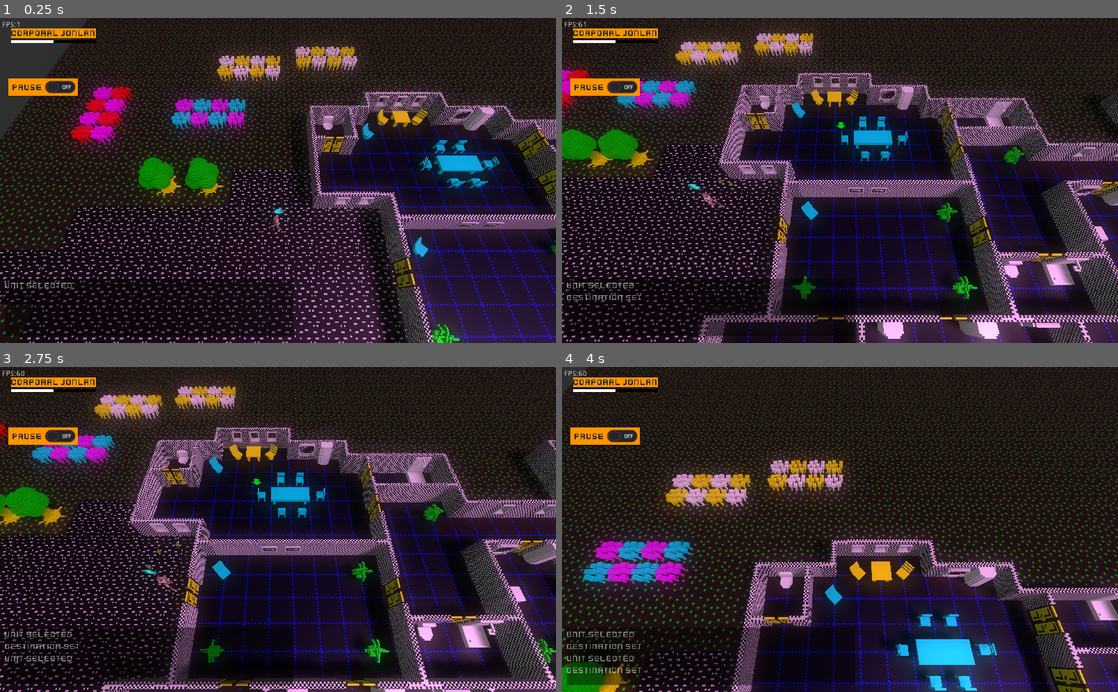
Above: before the commit, frames 1-4 (two rows, left to right).
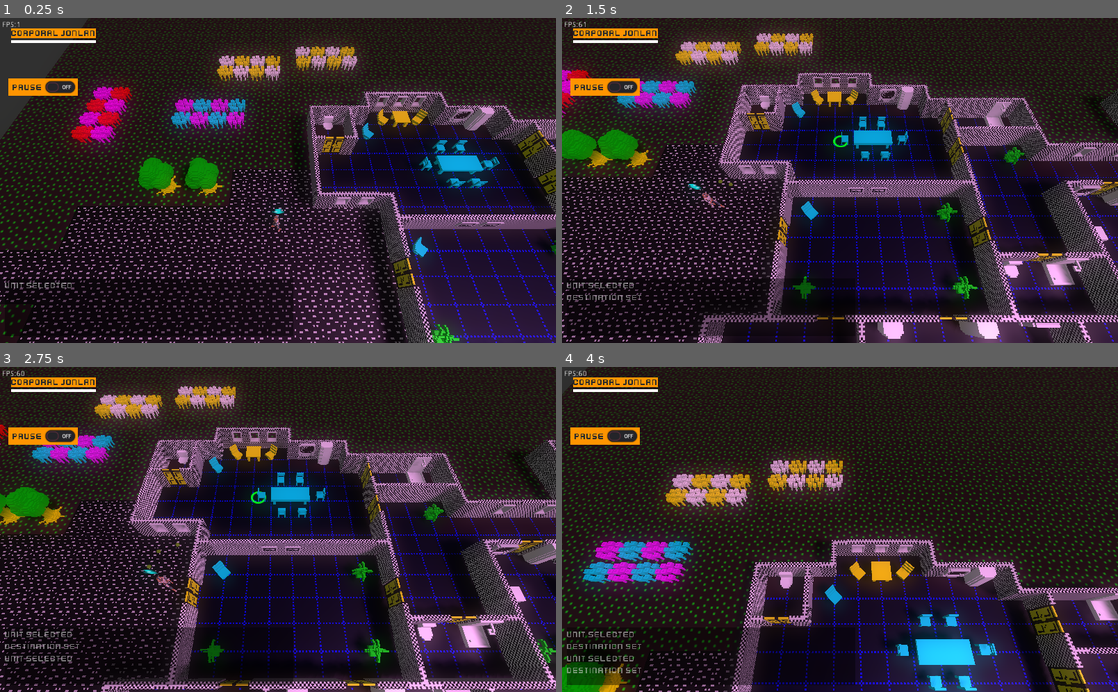
Above: after the commit, the same moments.

Repository: SteveSmith16384/LaserFodder
Game: Godot game, scene res://Main.tscn
Two runs of this game, one before a commit and one after it. Both use one fixed random seed, a clock stepped at 60 frames per second and the inputs below.
Inputs (mouse positions are in pixels of both pictures, inside the frame that each line leads up to):
- Up to frame 1 (0.25 s): no input
- Up to frame 2 (1.5 s): tap Enter at 0.5 s; move the mouse to (962, 164) at 0.52 s; hold Right (ui_right) 0.53-1.28 s; tap G (grenade) at 0.6, 1.35 s; click (962, 164) at 0.67 s; move the mouse to (728, 196) at 1.27 s; hold Down (ui_down) from 1.28 s (still down)
- Up to frame 3 (2.75 s): move the mouse to (333, 458) at 2.02 s; release Down (ui_down) at 2.03 s; hold Right (ui_right) from 2.03 s (still down); tap 1 (unit_1) at 2.1 s; tap G (grenade) at 2.3 s
- Up to frame 4 (4 s): move the mouse to (812, 594) at 2.77 s; release Right (ui_right) at 2.78 s; hold Up (ui_up) 2.78-3.53 s; tap 2 (unit_2) at 2.85 s; click (812, 594) at 2.92 s; tap G (grenade) at 3.05, 3.8 s; move the mouse to (1006, 578) at 3.52 s; hold Left (ui_left) from 3.53 s (still down); tap 3 (unit_3) at 3.6 s

The runs differ from the first frame. In frame 1, less than 0.1% of the frame differs, in the area x 9-18%, y 6-8%; in frame 2, 0.1%; in frame 3, 0.1%, in the area x 9-48%, y 6-43%; in frame 4, less than 0.1%.
Error in both runs: Invalid get index '1' (on base: 'Array'). (res://GameScene.gd:32)

Commit message:
Added ring

Diff:
--- a/src/GameScene.gd
+++ b/src/GameScene.gd
@@ -129,10 +129,6 @@
 
 	$GameUI.add_player_icon(player)
 
-	#player.connect("selected", self, "_on_player_selected")
-	#player.connect("stats_changed", self, "_on_player_stats_changed")
-	#player.connect("equipment_changed", self, "_on_player_equipment_changed")
-
 	if selected_unit == null:
 		_on_player_selected(player)
 	pass
--- a/src/PlayerUnit.gd
+++ b/src/PlayerUnit.gd
@@ -2,6 +2,8 @@
 
 const pistol_class = preload("res://CarriedPistol.tscn")
 const grenade_class = preload("res://Grenade.tscn")
+
+signal health_changed
 
 onready var model = $Rotator/Spacesuit
 
@@ -11,10 +13,8 @@
 	$CanShoot.current_weapon = $CanCarry.get_first_gun()
 
 	model.idle()
-	pass
 
-
-func _physics_process(_delta):
+	call_deferred("emit_signal", "health_changed")
 	pass
 
 
@@ -84,7 +84,6 @@
 	pass
 
 
-
 func _on_UnitData_shot(shooter:Spatial):
 	#_stop_walking()
 	$Rotator.look_at(shooter.global_translation, Vector3.UP)
@@ -94,6 +93,8 @@
 
 	if $IsPlayer.selected == false:
 		$CanShoot.current_target = shooter # todo - check priority of current target against new one?
+
+	emit_signal("health_changed", self)
 	pass
 
 
@@ -102,5 +103,5 @@
 	$Rotator.look_at(shooter.global_translation, Vector3.UP)
 	$Rotator.rotation_degrees.y -= 90
 	model.killed()
-	#todo emit_signal("stats_changed", self)
+	emit_signal("health_changed", self)
 	pass
--- /dev/null
+++ b/src/Ring.tscn
@@ -0,0 +1,8 @@
+[gd_scene load_steps=2 format=2]
+
+[ext_resource path="res://Assets/sprites/ring.png" type="Texture" id=1]
+
+[node name="Ring" type="Sprite3D"]
+transform = Transform( 1, 0, 0, 0, -4.37114e-08, -1, 0, 1, -4.37114e-08, 0, 0, 0 )
+pixel_size = 0.02
+texture = ExtResource( 1 )
--- a/src/UI/UnitUIControl.gd
+++ b/src/UI/UnitUIControl.gd
@@ -11,6 +11,8 @@
 
 	var unit_data = player.get_node("UnitData")
 	$VBoxContainer/SelectButton.text = unit_data.unit_name
+
+	player.connect("health_changed", self, "_on_health_changed")
 	pass
 
 
@@ -21,9 +23,10 @@
 	pass
 
 
-func update_stats():
-	var cbs = player.get_node("CanBeShot")
-	$VBoxContainer/HealthProgressBar.value = cbs.health
+func _on_health_changed():
+	var ud = player.get_node("UnitData")
+	$VBoxContainer/HealthProgressBar.max_value = ud.max_health
+	$VBoxContainer/HealthProgressBar.value = ud.health
 	pass
 
 
--- a/src/components/CanMove.gd
+++ b/src/components/CanMove.gd
@@ -2,7 +2,7 @@
 extends Spatial
 
 const debuggingsphere_class = preload("res://DebuggingSphere.tscn")
-const destarrow_class = preload("res://3DArrow.tscn")
+const destarrow_class = preload("res://Ring.tscn")
 
 enum Mode {WALK, GUARD}
 
@@ -42,7 +42,7 @@
 		can_move.has_destination = true
 		can_move.dest_arrow.visible = true
 		can_move.dest_arrow.translation = pos
-		can_move.dest_arrow.translation.y = 2
+		can_move.dest_arrow.translation.y = .01
 
 		if Globals.SHOW_ASTAR_ROUTE:
 			for t in Globals.to_remove:
--- a/src/components/UnitData.gd
+++ b/src/components/UnitData.gd
@@ -5,6 +5,7 @@
 
 var unit_name: String
 var armour : float = 50 # Reduces damage by this percent
+var max_health : float = 100
 var health : float = 100
 var killed = false
 
--- a/src/systems/DroidAISystem.gd
+++ b/src/systems/DroidAISystem.gd
@@ -105,8 +105,8 @@
 	for enemy_unit in enemy_units:
 		var can_see:bool = entity.can_see_target(enemy_unit)
 		if can_see:
-			var cbs = enemy_unit.get_node("CanBeShot")
-			if cbs.killed:
+			var ud = enemy_unit.get_node("UnitData")
+			if ud.killed:
 				continue
 			# check distance
 			var dist = entity.global_translation.distance_to(enemy_unit.global_translation)
Binary file added: src/Assets/sprites/ring.png
Not shown, added: src/Assets/sprites/ring.png.import
